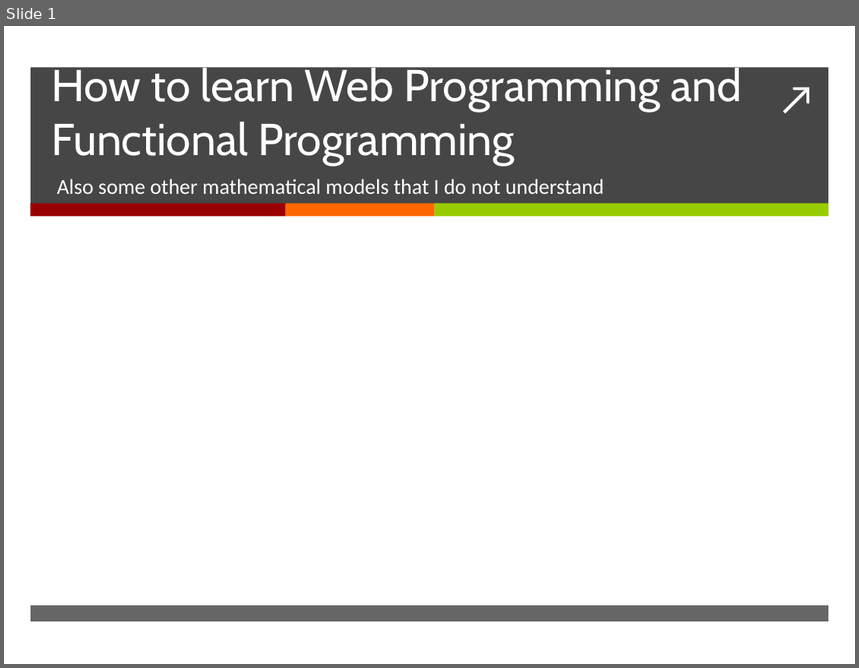
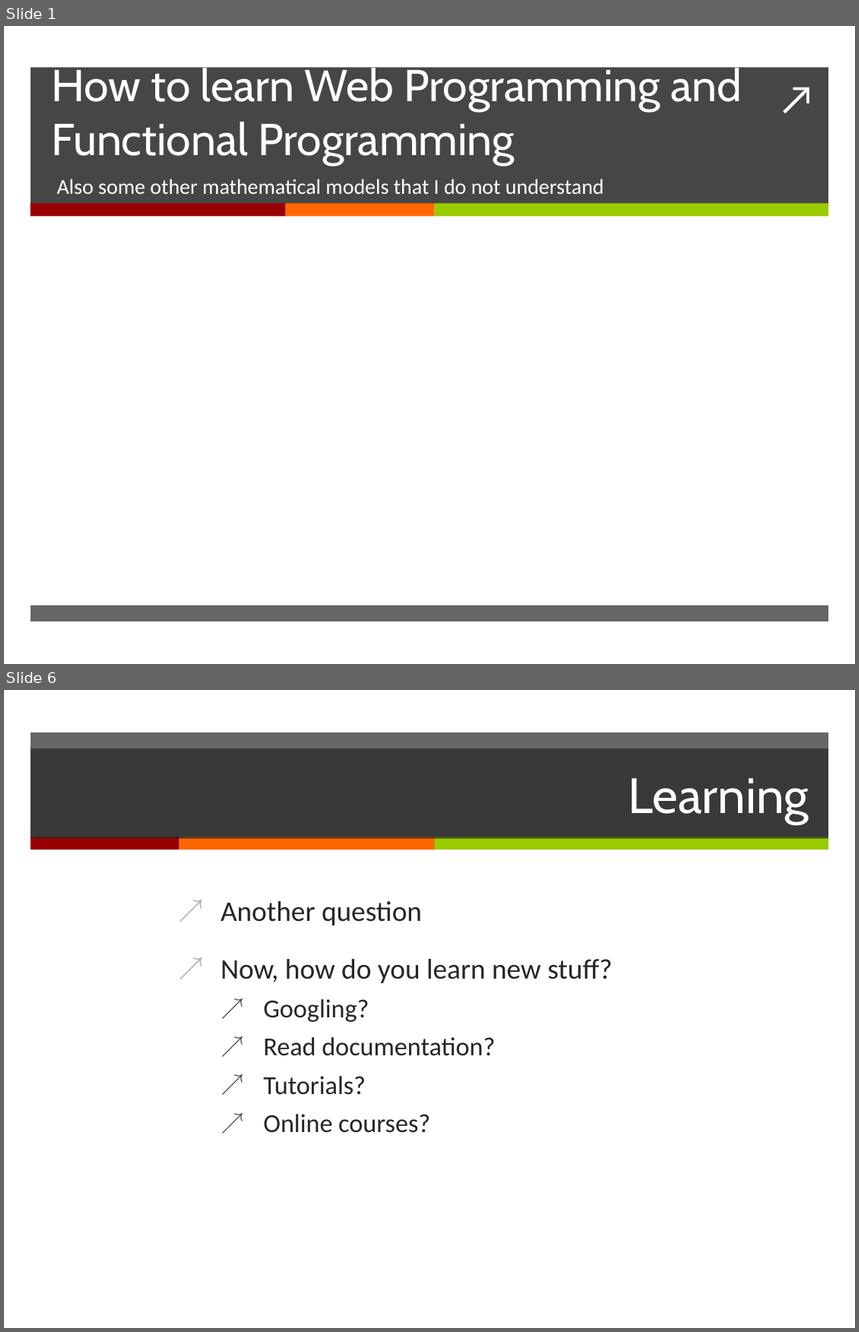
Before and after one commit to erkinun/slides, a slide deck: learn.pptx. Shown one above the other, each under a label of ours: slide 1 before the commit, slides 1 and 6 after it; the slides between them are not shown. The pictures are 859x668 and 859x1332 pixels, drawn with LibreOffice and Linux fonts; fonts in the diff are those of the drawing. Boxes give left, top, right and bottom in pixels: in the first picture for what was removed or moved away, otherwise in the second. Text is boxed around its words. In the diff, an @@ line names an element or a change of style, - is before the commit and + after.

```diff
--- a/learn.pptx
+++ b/learn.pptx
@@ slide 6 added at (4,690,855,1328), background #FFFFFF @@
@@ rectangle added at (31,733,829,838), fill #262626 at 70% opacity @@
@@ title added at (31,749,829,839), fill #262626 at 70% opacity, 42 pt, text #FFFFFF @@
+Learning
@@ rectangle added at (31,837,180,850), fill #990000 @@
@@ rectangle added at (180,837,435,850), fill #FF6600 @@
@@ rectangle added at (435,837,829,850), fill #99CC00 @@
@@ text added at (221,901,612,1133), 22 pt, text #262626 @@
+↗ Another question
+↗ Now, how do you learn new stuff?
+  ↗ Googling?
+  ↗ Read documentation?
+  ↗ Tutorials?
+  ↗ Online courses?
```
Also in this commit, not shown: 1 slide changed, 11 other slides added.
